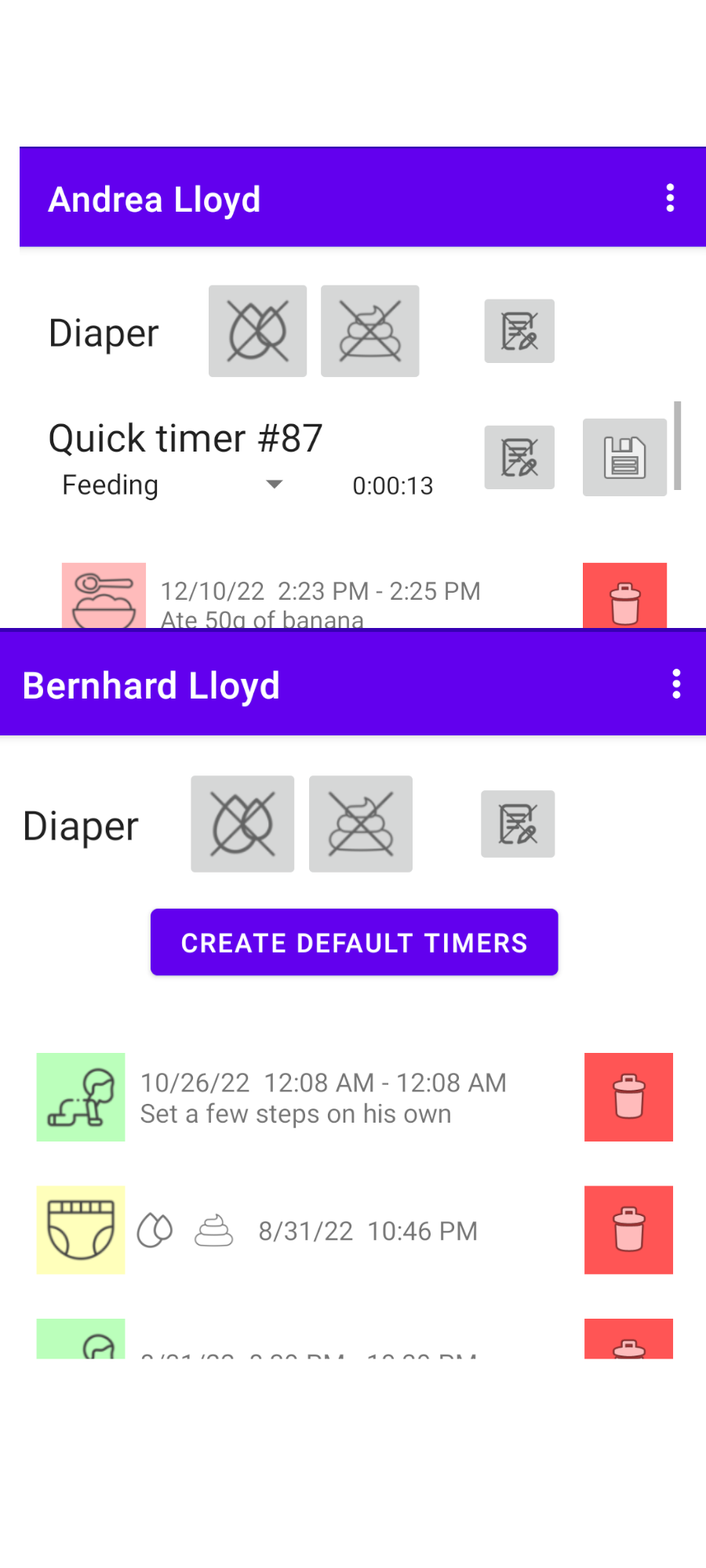
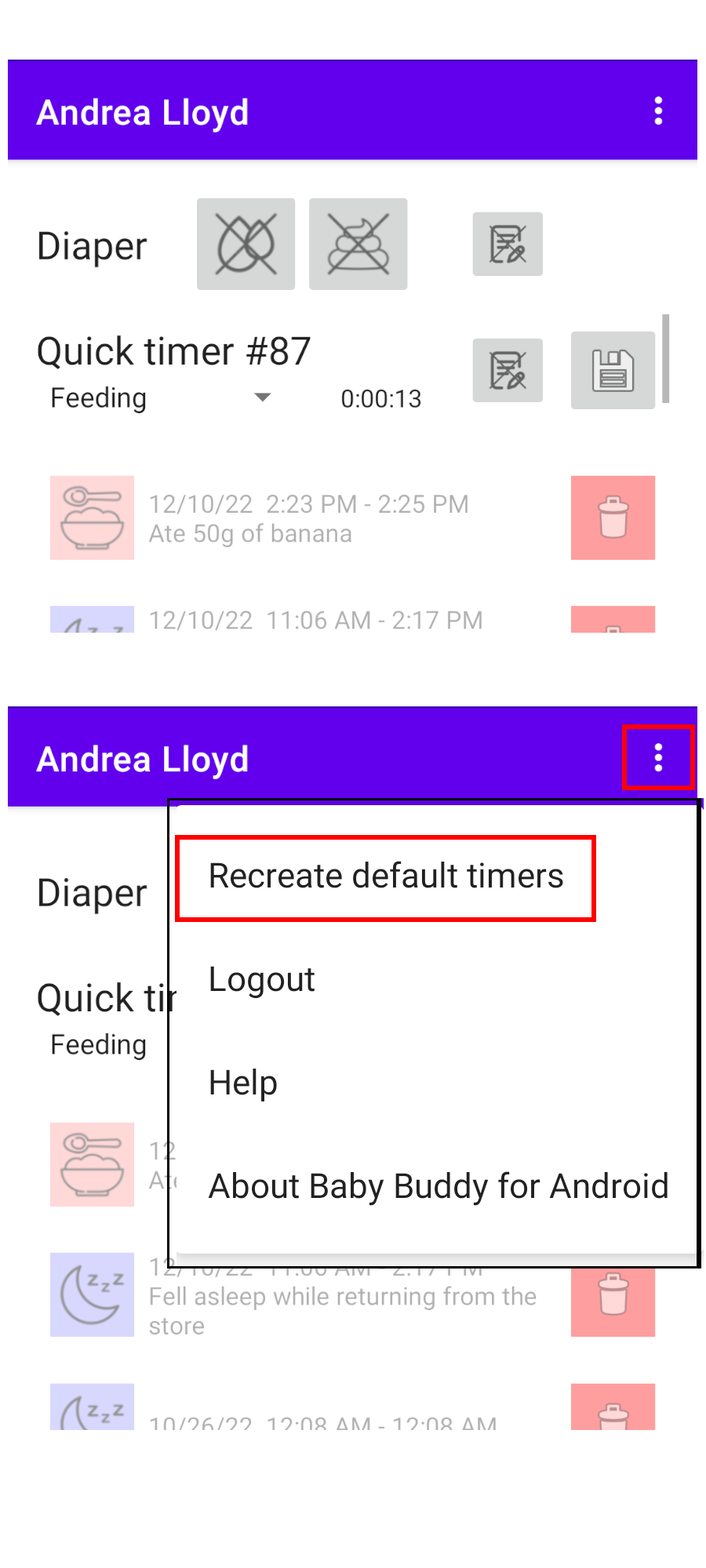
Layer changes from the first 706 x 1568 image to the second:
added layer "red boxes #1" above "menu" over [174, 724, 695, 922]
added layer "menu" above "white out" over [166, 798, 704, 1269]
added layer "white out" (43%) above "Eingefügte Ebene copy" over [0, 442, 704, 1431]
added layer "Eingefügte Ebene copy" above "Eingefügte Ebene" over [7, 706, 698, 1431]
moved "Eingefügte Ebene" above "alter screenshot", painted on it over [7, 59, 706, 871]
renamed "Eingefügte Ebene #1" to "alter screenshot", hid it over [0, 627, 706, 1360]
